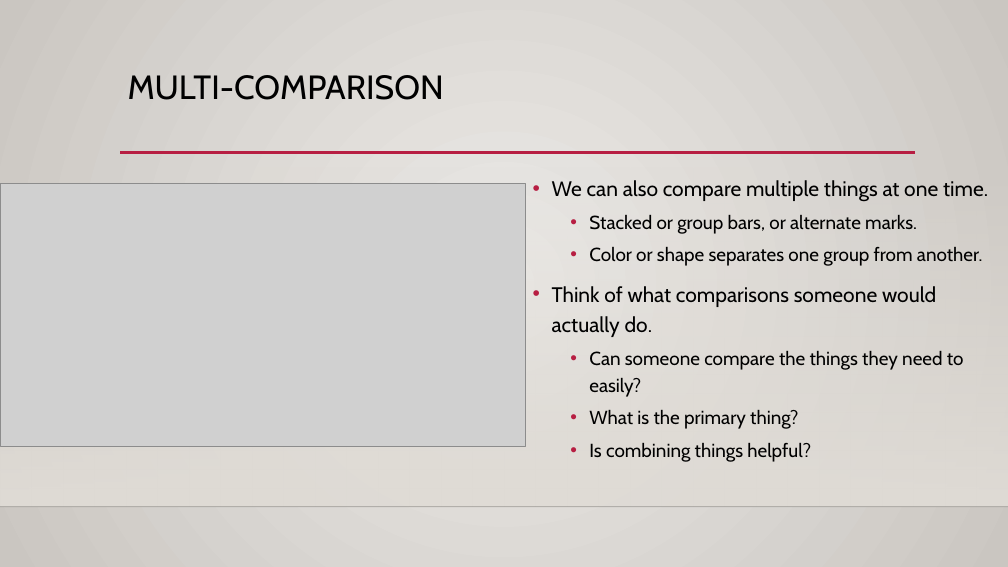
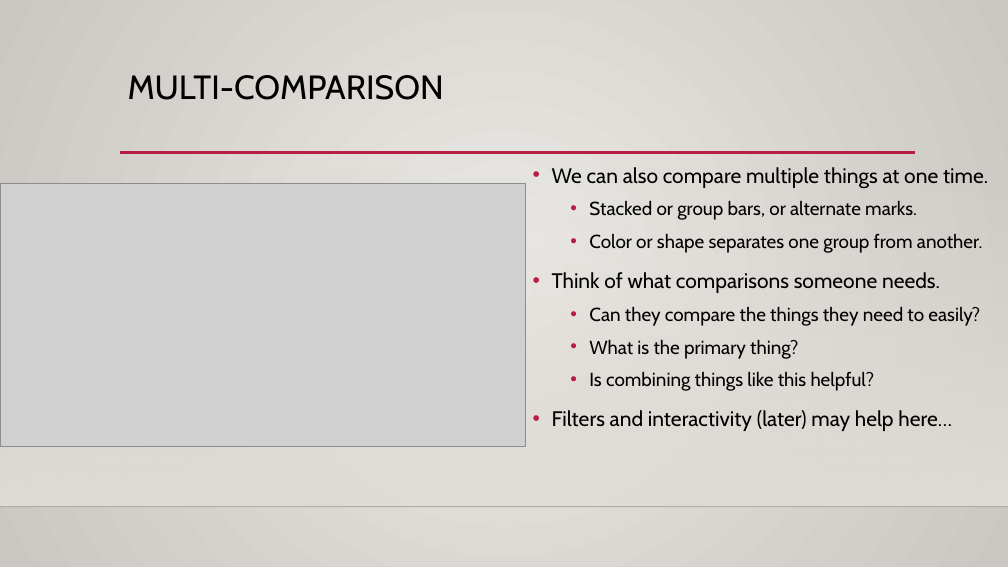
Before and after one commit to AkeemSemper/ml_datasets, a slide deck: slide 23 of slides/chapter_5.pptx (slide 21 before the commit). Drawn at 1008x567 pixels with LibreOffice and Linux fonts; fonts in the diff are those of the drawing; grey boxes stand for pictures; background and template pictures are left out. Boxes give left, top, right and bottom in pixels: in the first picture for what was removed or moved away, otherwise in the second. Text is boxed around its words. In the diff, an @@ line names an element or a change of style, - is before the commit and + after.

```diff
--- a/slides/chapter_5.pptx
+++ b/slides/chapter_5.pptx
@@ text "We can also compare multiple ...": place and size @@
-text "We can also compare multiple ..." at <box>552,180,988,462</box>
+text "We can also compare multiple ..." at <box>552,167,988,431</box>
@@ text at <box>552,272,980,326</box>: text changed; size 20 to 18 pt @@
-• Think of what comparisons someone would actually do.
-  • Can someone compare the things they need to easily?
+• Think of what comparisons someone needs.
+  • Can they compare the things they need to easily?
@@ text at <box>552,372,952,431</box>: text changed; size 18 to 20 pt @@
-  • Is combining things helpful?
+  • Is combining things like this helpful?
+• Filters and interactivity (later) may help here…
```
Also in this commit, not shown: 14 other slides changed, 2 slides added, 1 slide removed.
